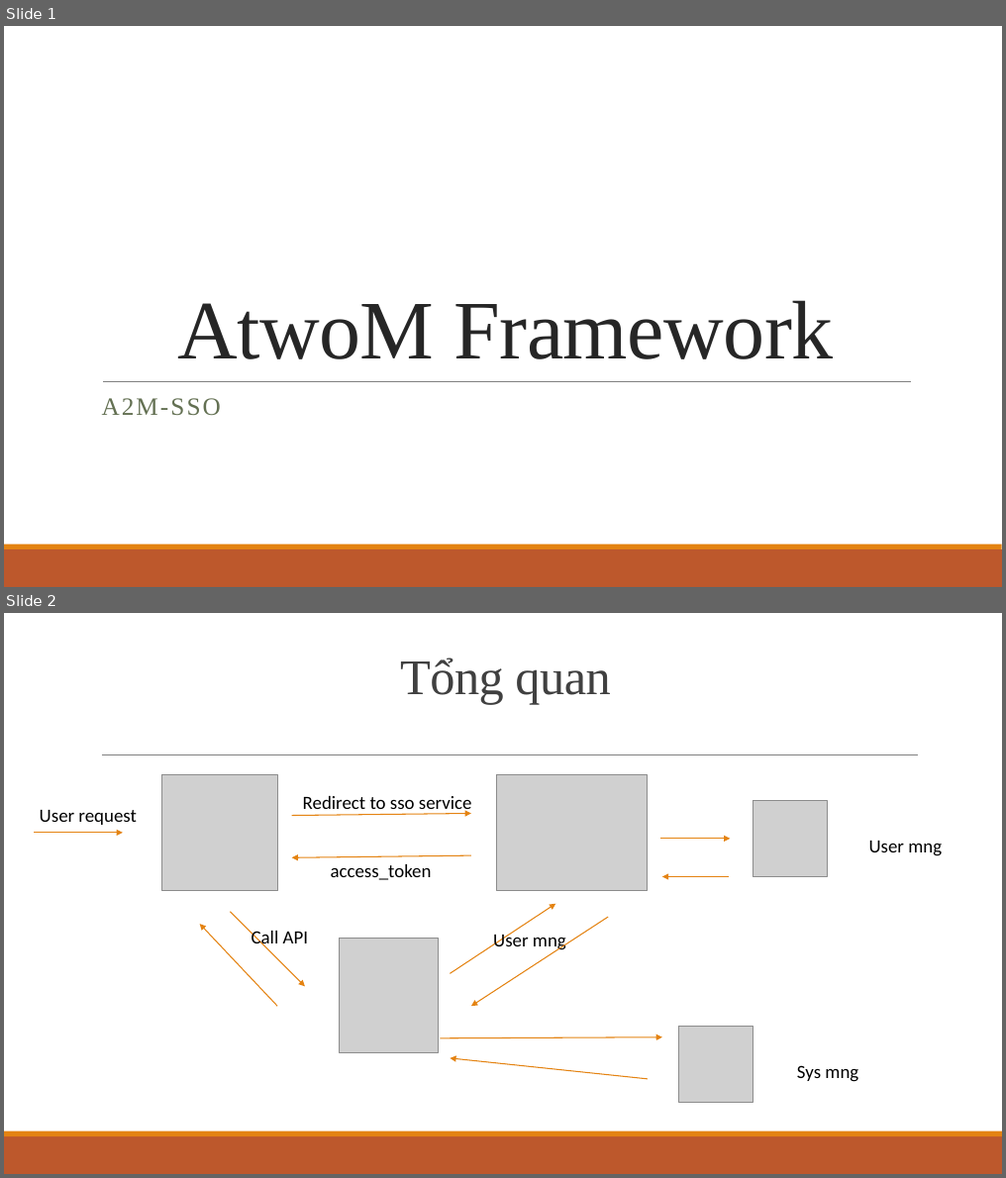
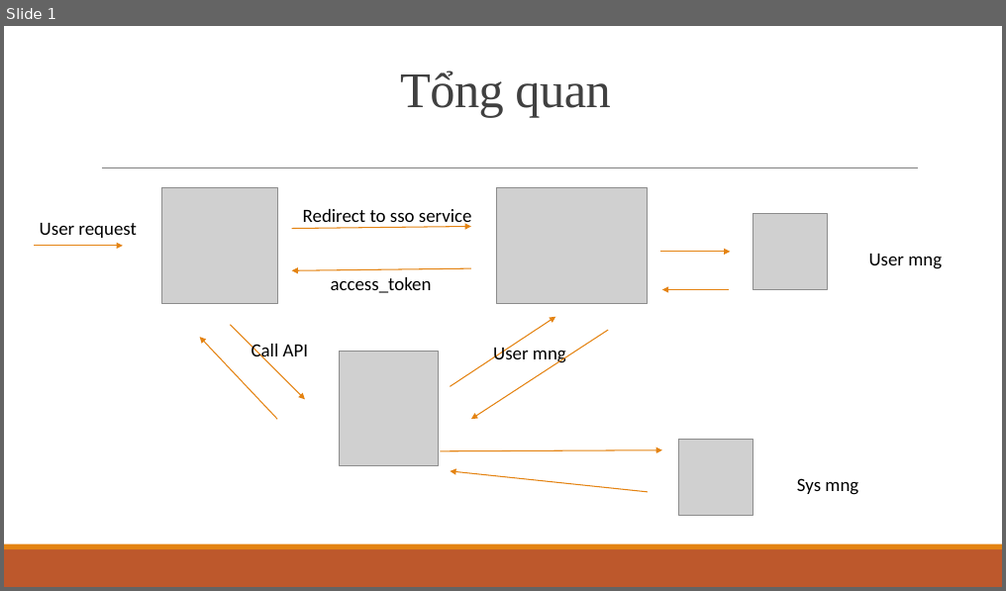
Before and after one commit to tienspextre/Library_Management, a slide deck: doc/a2m_sso.pptx. Shown one above the other, each under a label of ours: slides 1 and 2 before the commit, slide 1 after it. The pictures are 1006x1178 and 1006x591 pixels, drawn with LibreOffice and Linux fonts; fonts in the diff are those of the drawing; grey boxes stand for pictures. Boxes give left, top, right and bottom in pixels: in the first picture for what was removed or moved away, otherwise in the second. Text is boxed around its words. In the diff, an @@ line names an element or a change of style, - is before the commit and + after.

```diff
--- a/doc/a2m_sso.pptx
+++ b/doc/a2m_sso.pptx
@@ slide 1 removed at (4,26,1002,587), background #FFFFFF; not listed: 2 template elements that a slide beside it also shows @@
@@ title removed at (177,300,833,360) @@
-AtwoM Framework
@@ line removed from (103, 381) to (912, 381) @@
@@ subtitle removed at (102,398,221,416) @@
-A2M-SSO
@@ what was slide 2 is now slide 1 @@
```
Also in this commit, not shown: 50 other files.
